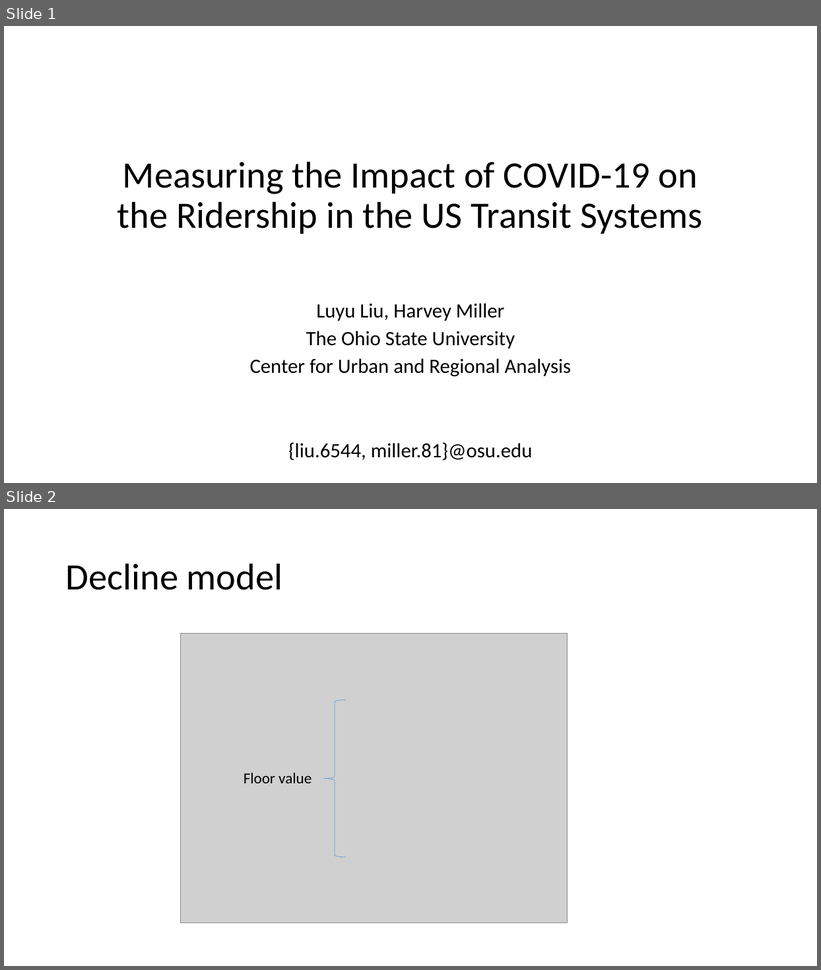
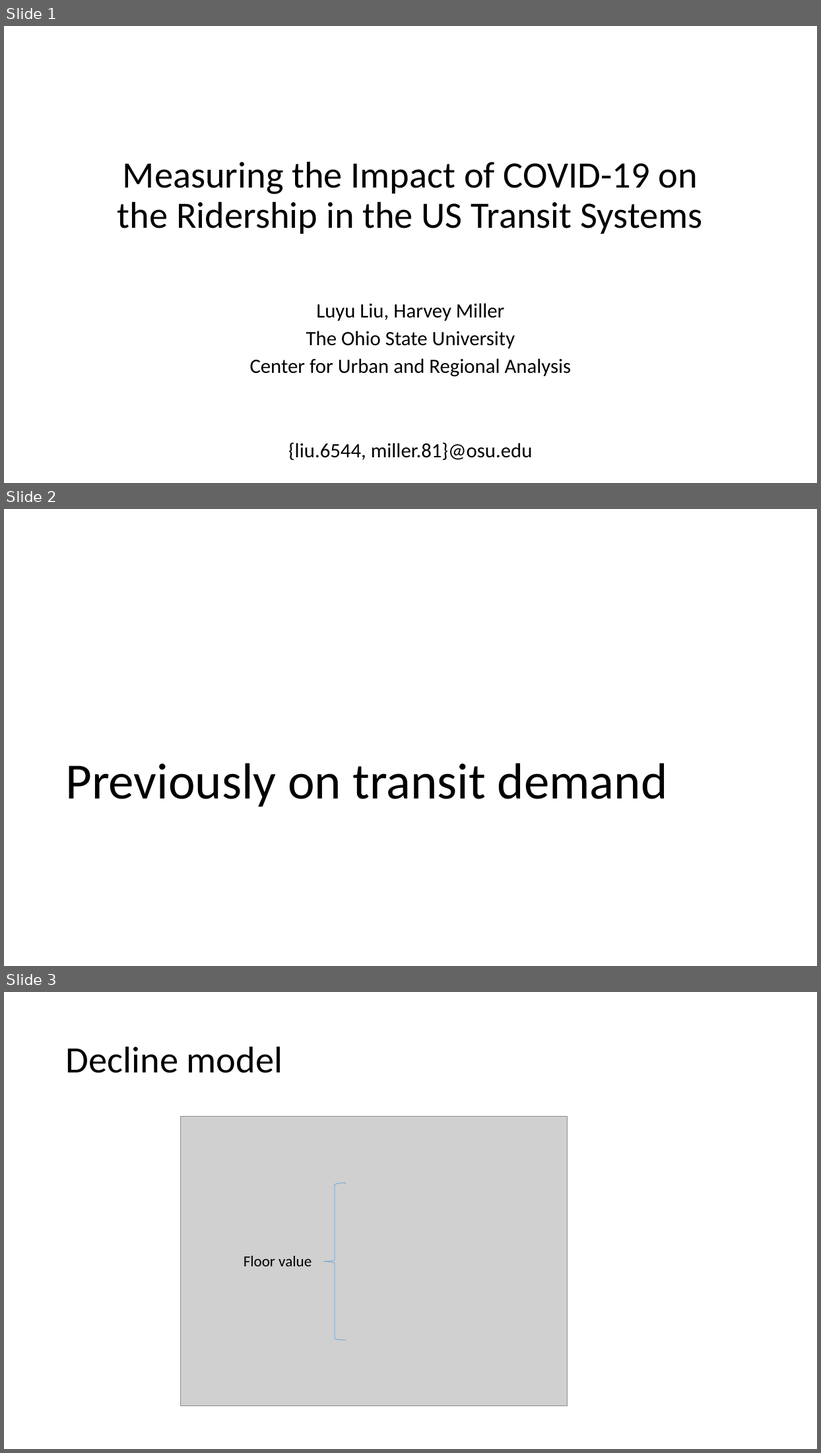
Before and after one commit to luyuliu/COVID-Transit-Demand, a slide deck: doc/transit_app.pptx. Shown one above the other, each under a label of ours: slides 1 and 2 before the commit, slides 1, 2 and 3 after it. The pictures are 821x970 and 821x1453 pixels, drawn with LibreOffice and Linux fonts; fonts in the diff are those of the drawing; grey boxes stand for pictures. Boxes give left, top, right and bottom in pixels: in the first picture for what was removed or moved away, otherwise in the second. Text is boxed around its words. In the diff, an @@ line names an element or a change of style, - is before the commit and + after.

Commit message:
Update transit app ppt final

```diff
--- a/doc/transit_app.pptx
+++ b/doc/transit_app.pptx
@@ slide 2 added at [4,509,817,966], background #FFFFFF @@
@@ title added at [65,763,668,807], 60 pt, text #000000 @@
+Previously on transit demand
@@ what was slide 2 is now slide 3 @@
```
Also in this commit, not shown: 1 other file.
